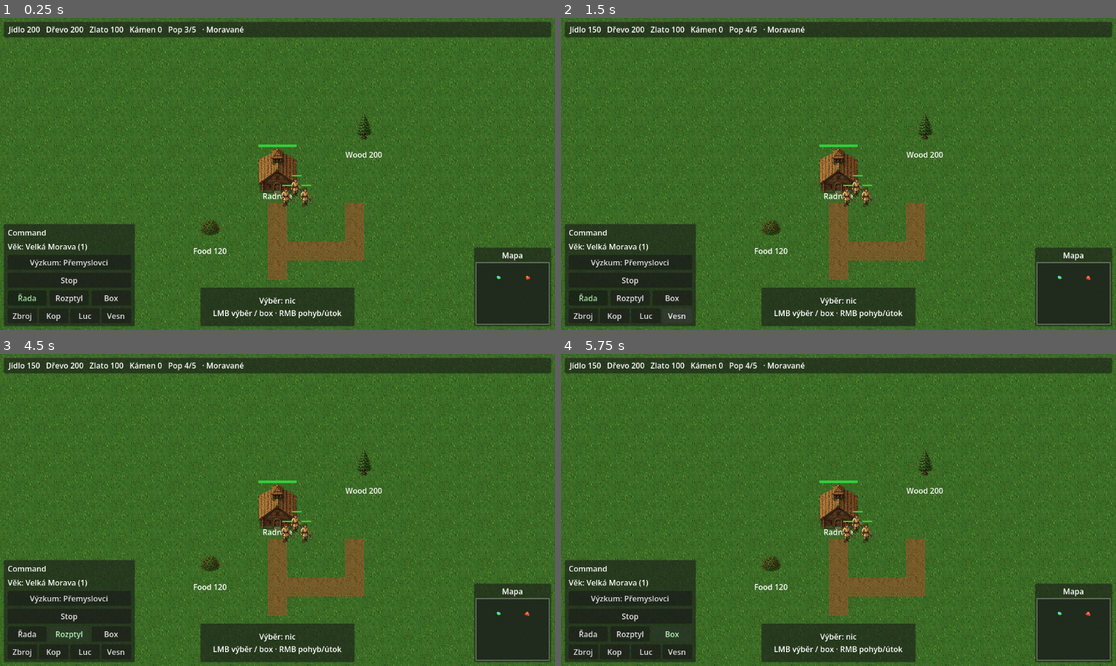
Above: before the commit, frames 1-4 (two rows, left to right).
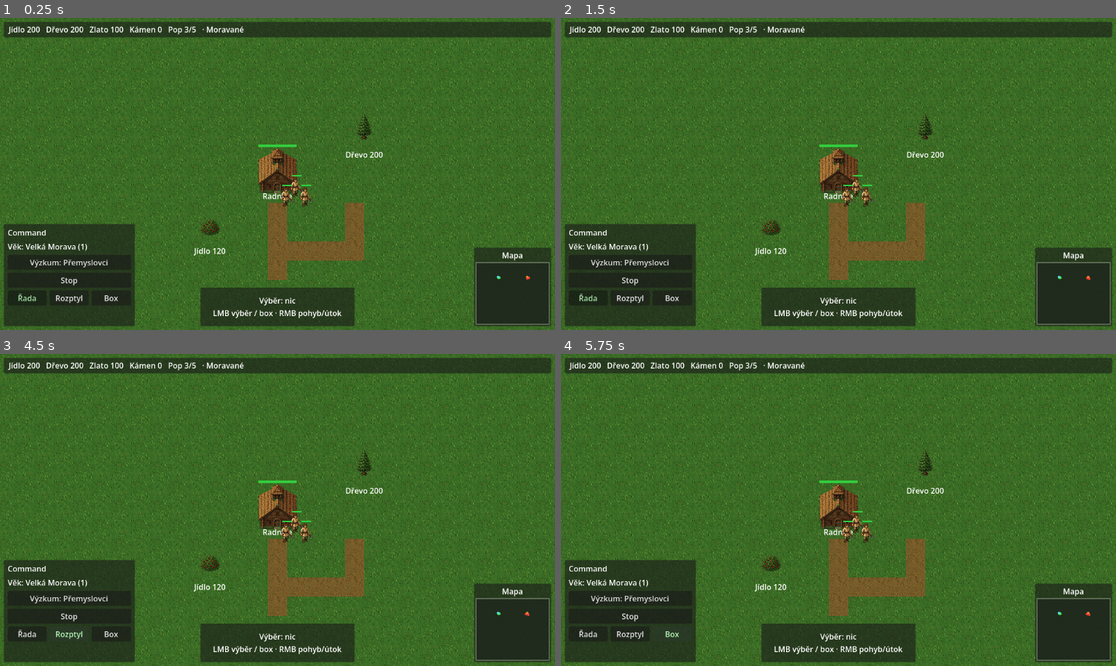
Above: after the commit, the same moments.

Repository: Kosino/ceske-srdce
Game: Godot game, scene res://scenes/map/Map.tscn
The game is run twice, just before and just after one commit, with the same random seed, the same clock (stepped at 60 frames per second) and the same inputs.
Inputs (mouse positions are in pixels of both pictures, inside the frame that each line leads up to):
- Up to frame 1 (0.25 s): no input
- Up to frame 2 (1.5 s): click (644, 314) at 0.5 s, where only the run before the commit has a clickable "Luc"; click (677, 314) at 1.25 s, where only the run before the commit has a clickable "Vesn"
- Up to frame 3 (4.5 s): click "Výzkum: Přemyslovci" at 2 s; click "Stop" at 2.75 s; click "Řada" at 3.5 s; click "Rozptyl" at 4.25 s
- Up to frame 4 (5.75 s): click "Box" at 5 s

The runs differ from the first frame. In frame 1, 0.3% of the frame differs, in the area x 1-69%, y 42-98%; in frame 2, 0.3%; in frame 3, 0.4%, in the area x 1-69%, y 2-98%; in frame 4, 0.4%.

Commit message:
HUD review: villager build buttons + Czech labels
AoE context panel: builds when villager selected (age-locked Kovárna),
trains only for selected hall/barracks/archery; Dřevo/Jídlo map labels.

Co-authored-by: Kosino <Kosino@users.noreply.github.com>

Diff:
--- a/autoload/SelectionManager.gd
+++ b/autoload/SelectionManager.gd
@@ -1,9 +1,12 @@
 extends Node
 
 signal selection_changed(units: Array)
+signal building_selection_changed(building: Node)
 signal formation_changed(kind: String)
 
 var selected_units: Array[Node] = []
+## Selected production building (Radnice / Kasárna / Střelnice) — AoE-like train UI.
+var selected_building: Node = null
 ## Current formation for group moves (AoE II style).
 var formation: String = FormationData.LINE
 
@@ -18,26 +21,46 @@
 
 
 func select_single(unit: Node) -> void:
-	clear_selection()
+	_clear_building()
+	clear_selection(false)
 	if unit and is_instance_valid(unit):
 		_add(unit)
 	selection_changed.emit(selected_units)
 
 
 func select_multiple(units: Array) -> void:
-	clear_selection()
+	_clear_building()
+	clear_selection(false)
 	for u in units:
 		if u and is_instance_valid(u):
 			_add(u)
 	selection_changed.emit(selected_units)
 
 
-func clear_selection() -> void:
+func select_building(building: Node) -> void:
+	clear_selection(false)
+	_clear_building()
+	if building and is_instance_valid(building):
+		selected_building = building
+	building_selection_changed.emit(selected_building)
+	selection_changed.emit(selected_units)
+
+
+func clear_selection(emit_building: bool = true) -> void:
 	for u in selected_units:
 		if is_instance_valid(u) and u.has_method("set_selected"):
 			u.set_selected(false)
 	selected_units.clear()
+	if emit_building:
+		_clear_building()
 	selection_changed.emit(selected_units)
+
+
+func _clear_building() -> void:
+	if selected_building == null:
+		return
+	selected_building = null
+	building_selection_changed.emit(null)
 
 
 func issue_move(world_pos: Vector2) -> void:
@@ -61,7 +84,6 @@
 		facing = Vector2.RIGHT
 	else:
 		facing = facing.normalized()
-	# AoE II: line axis is perpendicular to march; sort units along that axis to avoid crossing.
 	var right := Vector2(-facing.y, facing.x)
 	movers.sort_custom(func(a: Unit, b: Unit) -> bool:
 		return a.global_position.dot(right) < b.global_position.dot(right)
@@ -105,6 +127,13 @@
 		selection_changed.emit(selected_units)
 
 
+func has_selected_villager() -> bool:
+	for u in selected_units:
+		if is_instance_valid(u) and u is Villager:
+			return true
+	return false
+
+
 func _add(unit: Node) -> void:
 	selected_units.append(unit)
 	if unit.has_method("set_selected"):
--- a/scenes/map/Map.tscn
+++ b/scenes/map/Map.tscn
@@ -111,6 +111,7 @@
 text = "Stop"
 
 [node name="TrainRow" type="HBoxContainer" parent="UI/CommandPanel/CommandMargin/CommandVBox"]
+visible = false
 layout_mode = 2
 theme_override_constants/separation = 4
 
--- a/scripts/input/SelectionController.gd
+++ b/scripts/input/SelectionController.gd
@@ -71,8 +71,35 @@
 			best = unit
 	if best:
 		SelectionManager.select_single(best)
+		return
+	var building := _find_player_building_at(world_pos)
+	if building:
+		SelectionManager.select_building(building)
 	else:
 		SelectionManager.clear_selection()
+
+
+func _find_player_building_at(world_pos: Vector2) -> Node:
+	var best: Node = null
+	var best_dist := 48.0
+	for group_name in ["player_town_hall", "barracks", "archery_ranges", "player_buildings"]:
+		for node in get_tree().get_nodes_in_group(group_name):
+			if not (node is Node2D):
+				continue
+			if node is Building and not (node as Building).is_complete:
+				continue
+			if "team" in node and int(node.get("team")) != 0:
+				continue
+			var radius := 36.0
+			if node is DropOff:
+				radius = (node as DropOff).dropoff_radius
+			elif node is Building:
+				radius = (node as Building).footprint.length() * 0.35
+			var d := (node as Node2D).global_position.distance_to(world_pos)
+			if d < best_dist + radius * 0.35:
+				best_dist = d
+				best = node
+	return best
 
 
 func _box_select(world_rect: Rect2) -> void:
--- a/scripts/map/Map.gd
+++ b/scripts/map/Map.gd
@@ -55,7 +55,7 @@
 	NotificationManager.show_message("Start: Radnice + vesničané + zdroje. F3 debug.")
 
 
-## Windowed screenshot of AoE-like HUD (resources / command / selection / minimap).
+## Windowed screenshot of AoE-like HUD with a villager selected (build buttons).
 func prepare_hud_screenshot() -> void:
 	DisplayServer.window_set_size(Vector2i(1280, 720))
 	var debug := get_node_or_null("DebugPanel")
@@ -65,9 +65,13 @@
 	if cam:
 		cam.position = Vector2(900, 700)
 		cam.zoom = Vector2(1.0, 1.0)
-	await get_tree().create_timer(1.2).timeout
+	await get_tree().create_timer(0.6).timeout
+	var villager := get_tree().get_first_node_in_group("villagers") as Villager
+	if villager and villager.team == 0:
+		SelectionManager.select_single(villager)
+	await get_tree().create_timer(0.8).timeout
 	await get_tree().process_frame
-	_save_shot("hud.png", 0)
+	_save_shot("hud.png", 1)
 
 
 ## Windowed screenshot: 5 soldiers in Řada PERPENDICULAR to east march; hide DebugPanel.
@@ -754,12 +758,12 @@
 		print("[TEST] FAIL formation spacing + shared speed + perpendicular")
 
 
-## HUD: resource bar / command / selection / minimap exist; DebugPanel starts hidden.
+## HUD: layout nodes + DebugPanel hidden; villager → build buttons; Kovárna locked in age 1.
 func _run_hud_layout_smoke() -> void:
 	await get_tree().physics_frame
 	var ui := get_node_or_null("UI")
 	var res := ui.get_node_or_null("ResourceBar") if ui else null
-	var cmd := ui.get_node_or_null("CommandPanel") if ui else null
+	var cmd := ui.get_node_or_null("CommandPanel") as CommandPanel if ui else null
 	var sel := ui.get_node_or_null("SelectionInfo") if ui else null
 	var mini := ui.get_node_or_null("Minimap") if ui else null
 	var debug := get_node_or_null("DebugPanel")
@@ -768,10 +772,46 @@
 	print("[TEST] hud nodes res=%s cmd=%s sel=%s mini=%s debug_hidden=%s" % [
 		res != null, cmd != null, sel != null, mini != null, debug_ok
 	])
-	if nodes_ok and debug_ok:
-		print("[TEST] PASS HUD layout + DebugPanel hidden")
-	else:
-		print("[TEST] FAIL HUD layout + DebugPanel hidden")
+
+	GameManager.current_age = 1
+	var villager: Villager = null
+	for n in get_tree().get_nodes_in_group("villagers"):
+		if n is Villager and (n as Villager).team == 0:
+			villager = n as Villager
+			break
+	var build_ok := false
+	var kovarna_locked := false
+	if villager and cmd:
+		SelectionManager.select_single(villager)
+		await get_tree().process_frame
+		cmd._refresh_context_ui()
+		build_ok = cmd.is_build_row_visible()
+		var kov := cmd.get_build_button("blacksmith")
+		kovarna_locked = kov != null and kov.disabled
+		print("[TEST] hud villager build_row=%s kovarna_disabled=%s tip=%s" % [
+			build_ok, kovarna_locked, kov.tooltip_text if kov else ""
+		])
+	SelectionManager.clear_selection()
+
+	# Czech resource labels on map nodes.
+	var czech_ok := true
+	for n in get_tree().get_nodes_in_group("resources"):
+		if not (n is ResourceNode):
+			continue
+		var rn := n as ResourceNode
+		var t := rn.get_node_or_null("Label") as Label
+		if t == null:
+			continue
+		if rn.resource_type == "wood" and not t.text.begins_with("Dřevo"):
+			czech_ok = false
+		if rn.resource_type == "food" and not t.text.begins_with("Jídlo"):
+			czech_ok = false
+	print("[TEST] hud czech_labels=%s" % czech_ok)
+
+	if nodes_ok and debug_ok and build_ok and kovarna_locked and czech_ok:
+		print("[TEST] PASS HUD layout + villager builds + DebugPanel hidden")
+	else:
+		print("[TEST] FAIL HUD layout + villager builds + DebugPanel hidden")
 
 
 ## AI economy: places ≥1 building and launches a wave within timeout (Husité).
--- a/scripts/ui/CommandPanel.gd
+++ b/scripts/ui/CommandPanel.gd
@@ -1,22 +1,42 @@
 extends PanelContainer
 class_name CommandPanel
-## Bottom-left command strip (AoE-like HUD). Selection text lives in SelectionInfo.
+## Bottom-left command strip (AoE-like HUD). Context: villager builds / building trains.
+
+const BUILD_BUTTONS := [
+	{"id": "house", "name": "Dům"},
+	{"id": "lumber_camp", "name": "Pila"},
+	{"id": "mill", "name": "Mlýn"},
+	{"id": "barracks", "name": "Kasárna"},
+	{"id": "archery_range", "name": "Střelnice"},
+	{"id": "blacksmith", "name": "Kovárna"},
+]
 
 @onready var age_label: Label = %AgeLabel
 @onready var research_button: Button = %ResearchAgeButton
 @onready var command_vbox: VBoxContainer = $CommandMargin/CommandVBox
+@onready var train_row: HBoxContainer = $CommandMargin/CommandVBox/TrainRow
+@onready var train_soldier: Button = $CommandMargin/CommandVBox/TrainRow/TrainSoldier
+@onready var train_spearman: Button = $CommandMargin/CommandVBox/TrainRow/TrainSpearman
+@onready var train_archer: Button = $CommandMargin/CommandVBox/TrainRow/TrainArcher
+@onready var train_villager: Button = $CommandMargin/CommandVBox/TrainRow/TrainVillager
 
 var _formation_buttons: Dictionary = {} # kind -> Button
+var _build_buttons: Dictionary = {} # building_id -> Button
+var _build_row: HBoxContainer
 var _research_refresh_accum: float = 0.0
 
 
 func _ready() -> void:
 	add_to_group("hud_command_panel")
+	SelectionManager.selection_changed.connect(_on_context_changed)
+	SelectionManager.building_selection_changed.connect(_on_building_changed)
 	SelectionManager.formation_changed.connect(_refresh_formation_buttons)
 	GameManager.age_changed.connect(_refresh_age_ui)
 	_ensure_formation_row()
+	_ensure_build_row()
 	_refresh_age_ui()
 	_refresh_formation_buttons(SelectionManager.formation)
+	_refresh_context_ui()
 
 
 func _process(delta: float) -> void:
@@ -25,12 +45,19 @@
 		return
 	_research_refresh_accum = 0.0
 	_refresh_research_button()
+	_refresh_build_costs()
+
+
+func _on_context_changed(_units: Array) -> void:
+	_refresh_context_ui()
+
+
+func _on_building_changed(_building: Node) -> void:
+	_refresh_context_ui()
 
 
 func _ensure_formation_row() -> void:
-	if command_vbox == null:
-		return
-	if command_vbox.has_node("FormationRow"):
+	if command_vbox == null or command_vbox.has_node("FormationRow"):
 		return
 	var row := HBoxContainer.new()
 	row.name = "FormationRow"
@@ -49,6 +76,83 @@
 		_formation_buttons[kind] = btn
 
 
+func _ensure_build_row() -> void:
+	if command_vbox == null or command_vbox.has_node("BuildRow"):
+		_build_row = command_vbox.get_node_or_null("BuildRow") as HBoxContainer
+		return
+	_build_row = HBoxContainer.new()
+	_build_row.name = "BuildRow"
+	_build_row.add_theme_constant_override("separation", 4)
+	_build_row.visible = false
+	# Insert before TrainRow.
+	var train_i := train_row.get_index() if train_row else command_vbox.get_child_count()
+	command_vbox.add_child(_build_row)
+	command_vbox.move_child(_build_row, train_i)
+	for def in BUILD_BUTTONS:
+		var bid: String = def["id"]
+		var btn := Button.new()
+		btn.name = "Build_%s" % bid
+		btn.size_flags_horizontal = Control.SIZE_EXPAND_FILL
+		btn.pressed.connect(_on_build_pressed.bind(bid))
+		_build_row.add_child(btn)
+		_build_buttons[bid] = btn
+	_refresh_build_costs()
+
+
+func _refresh_context_ui() -> void:
+	var villager_sel := SelectionManager.has_selected_villager()
+	if _build_row:
+		_build_row.visible = villager_sel
+	if villager_sel:
+		_refresh_build_costs()
+
+	var b := SelectionManager.selected_building
+	var show_train := b != null and is_instance_valid(b)
+	if train_row:
+		train_row.visible = show_train
+	if not show_train:
+		return
+	var is_hall := b is DropOff or b.is_in_group("player_town_hall")
+	var is_barracks := b is Barracks
+	var is_archery := b is ArcheryRange
+	if train_villager:
+		train_villager.visible = is_hall
+	if train_soldier:
+		train_soldier.visible = is_barracks
+	if train_spearman:
+		train_spearman.visible = is_barracks
+	if train_archer:
+		train_archer.visible = is_archery
+
+
+func _refresh_build_costs() -> void:
+	for def in BUILD_BUTTONS:
+		var bid: String = def["id"]
+		var btn: Button = _build_buttons.get(bid)
+		if btn == null:
+			continue
+		var base: Dictionary = BuildingPlacer.COSTS.get(bid, {})
+		var cost := GameManager.adjust_building_cost(base, 0)
+		var cost_txt := CivData.format_cost(cost)
+		btn.text = "%s\n%s" % [def["name"], cost_txt]
+		var unlocked := GameManager.is_building_unlocked(bid)
+		btn.disabled = not unlocked
+		if unlocked:
+			btn.tooltip_text = "Cena (civ): %s" % cost_txt
+		else:
+			var need_age := AgeData.building_unlock_age(bid)
+			btn.tooltip_text = "Zamčeno do věku %s (%d)" % [AgeData.age_name(need_age), need_age]
+
+
+func _on_build_pressed(building_id: String) -> void:
+	if not SelectionManager.has_selected_villager():
+		NotificationManager.show_message("Vyber vesničana ke stavbě.")
+		return
+	var placer := get_tree().get_first_node_in_group("building_placer") as BuildingPlacer
+	if placer:
+		placer.begin_place(building_id)
+
+
 func _on_formation_pressed(kind: String) -> void:
 	SelectionManager.set_formation(kind)
 	NotificationManager.show_message("Formace: %s" % FormationData.display_name(kind))
@@ -66,6 +170,7 @@
 	if age_label:
 		age_label.text = "Věk: %s (%d)" % [GameManager.get_age_name(), GameManager.current_age]
 	_refresh_research_button()
+	_refresh_build_costs()
 
 
 func _refresh_research_button() -> void:
@@ -110,7 +215,9 @@
 
 
 func _on_train_archer_pressed() -> void:
-	var range_b := get_tree().get_first_node_in_group("archery_ranges") as ArcheryRange
+	var range_b := SelectionManager.selected_building as ArcheryRange
+	if range_b == null:
+		range_b = get_tree().get_first_node_in_group("archery_ranges") as ArcheryRange
 	if range_b == null:
 		NotificationManager.show_message("Nejdřív postav Střelnici.")
 		return
@@ -118,7 +225,9 @@
 
 
 func _on_train_villager_pressed() -> void:
-	var hall := get_tree().get_first_node_in_group("player_town_hall") as DropOff
+	var hall := SelectionManager.selected_building as DropOff
+	if hall == null:
+		hall = get_tree().get_first_node_in_group("player_town_hall") as DropOff
 	if hall == null:
 		NotificationManager.show_message("Nemáš radnici.")
 		return
@@ -126,8 +235,19 @@
 
 
 func _barracks_enqueue(unit_id: String) -> void:
-	var barracks := get_tree().get_first_node_in_group("barracks") as Barracks
+	var barracks := SelectionManager.selected_building as Barracks
+	if barracks == null:
+		barracks = get_tree().get_first_node_in_group("barracks") as Barracks
 	if barracks == null:
 		NotificationManager.show_message("Nejdřív postav Kasárnu.")
 		return
 	barracks.enqueue_unit(unit_id)
+
+
+## Test helpers
+func get_build_button(building_id: String) -> Button:
+	return _build_buttons.get(building_id) as Button
+
+
+func is_build_row_visible() -> bool:
+	return _build_row != null and _build_row.visible
--- a/scripts/ui/SelectionInfo.gd
+++ b/scripts/ui/SelectionInfo.gd
@@ -8,18 +8,33 @@
 
 func _ready() -> void:
 	add_to_group("hud_selection_info")
-	SelectionManager.selection_changed.connect(_on_selection_changed)
-	SelectionManager.formation_changed.connect(_on_formation_changed)
-	_on_selection_changed(SelectionManager.selected_units)
+	SelectionManager.selection_changed.connect(_refresh)
+	SelectionManager.building_selection_changed.connect(_on_building)
+	SelectionManager.formation_changed.connect(_on_formation)
+	_refresh(SelectionManager.selected_units)
 
 
-func _on_formation_changed(_kind: String) -> void:
-	_on_selection_changed(SelectionManager.selected_units)
+func _on_formation(_kind: String) -> void:
+	_refresh(SelectionManager.selected_units)
 
 
-func _on_selection_changed(units: Array) -> void:
+func _on_building(_b: Node) -> void:
+	_refresh(SelectionManager.selected_units)
+
+
+func _refresh(_units: Array = []) -> void:
 	if label == null:
 		return
+	var b := SelectionManager.selected_building
+	if b != null and is_instance_valid(b):
+		var name := "Budova"
+		if b is DropOff:
+			name = (b as DropOff).building_name
+		elif b is Building:
+			name = (b as Building).display_name
+		label.text = "Výběr: %s\nTrénink / produkce" % name
+		return
+	var units: Array = SelectionManager.selected_units
 	if units.is_empty():
 		label.text = "Výběr: nic\nLMB výběr / box · RMB pohyb/útok"
 		return
--- a/scripts/world/ResourceNode.gd
+++ b/scripts/world/ResourceNode.gd
@@ -61,6 +61,20 @@
 	return taken
 
 
+func _czech_type_name() -> String:
+	match resource_type:
+		"wood":
+			return "Dřevo"
+		"food":
+			return "Jídlo"
+		"gold":
+			return "Zlato"
+		"stone":
+			return "Kámen"
+		_:
+			return resource_type.capitalize()
+
+
 func _refresh_label() -> void:
 	if label:
-		label.text = "%s %d" % [resource_type.capitalize(), amount_remaining]
+		label.text = "%s %d" % [_czech_type_name(), amount_remaining]
Binary file changed: docs/screenshots/hud.png
